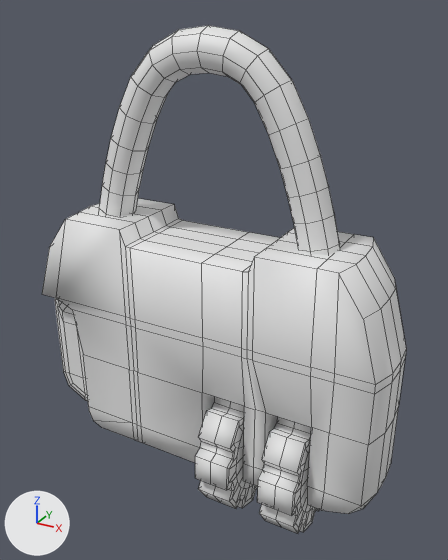
The FBX model Assets/Imports/M_CadenaLayette/M_CadenaLayette.fbx: old version first, new version second.
The view is the same before and after, from a 50 mm camera at (0.0541, -0.0931, 0.0857) aimed at (0.002, 0.0016, 0.0384). Arrows for +X, +Y and +Z are at lower left; the lights stay in place. The first picture is the older version. Mesh edges are drawn as thin lines. Where no turn or scale is listed for an object, it has been applied to the vertices.

The first picture shows 'CadenasFAnse', 'CadenasFBase', 'CadenasFEcroux1', 'CadenasFEcroux2'.
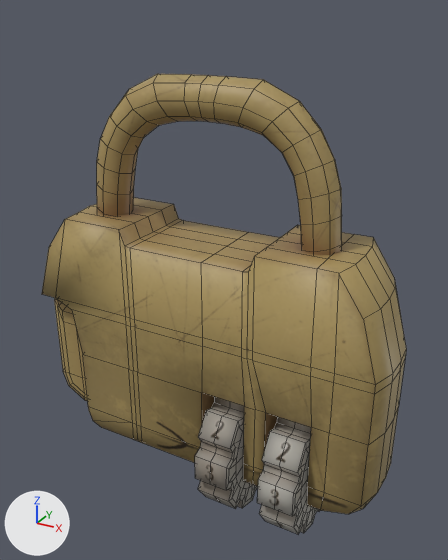
The newer file is also rescaled (x0.552), turned or shifted as a whole; pictures and numbers use the older file's frame.

The change, as JSON lines over the scene's bpy script:
```json
{"op": "add", "block": "img_sm_cadenaslow_defaultmaterial_albedotransparency_png", "code": ["img_sm_cadenaslow_defaultmaterial_albedotransparency_png = load_image('SM_Cadenaslow_DefaultMaterial_AlbedoTransparency.png', 'SM_Cadenaslow_DefaultMaterial_AlbedoTransparency.png', 4096, 4096, 'sRGB')"]}
{"op": "add", "block": "mat_cadena", "code": ["mat_cadena = principled_material('Cadena')", "mat_cadena.texture = img_sm_cadenaslow_defaultmaterial_albedotransparency_png"]}
{"block": "me_cylinder_001", "where": "# used by ob_cadenasfecroux1; location = (0.0077, 0.0, 0.0057)"}
{"op": "remove", "block": "me_cylinder_001", "code": "me_cylinder_001.from_pydata(...)  # 282 vertices, 280 faces; spans x -0.0034..0.0034, y -0.0139..0.0139, z -0.014..0.014"}
{"op": "add", "block": "me_cylinder_001", "code": "me_cylinder_001.from_pydata(...)  # 282 vertices, 280 faces; spans x -0.0034..0.0034, y -0.014..0.0138, z -0.0139..0.014"}
{"block": "me_cylinder_001", "change": "edits to the shape of me_cylinder_001 do not show in these pictures"}
{"op": "add", "block": "me_cylinder_001", "code": "me_cylinder_001.materials.append(mat_cadena)  # picture img_sm_cadenaslow_defaultmaterial_albedotransparency_png"}
{"block": "me_béziercurve_004", "where": "# used by ob_cadenasfanse; location = (-0.0216, 0.0, 0.0455)"}
{"op": "remove", "block": "me_béziercurve_004", "code": "me_béziercurve_004.from_pydata(...)  # 193 vertices, 192 faces; spans x -0.0036..0.0468, y -0.0036..0.0036, z -0.0095..0.0376"}
{"op": "add", "block": "me_béziercurve_004", "code": "me_béziercurve_004.from_pydata(...)  # 193 vertices, 192 faces; spans x -0.0036..0.0468, y -0.0037..0.0035, z -0.0095..0.03"}
{"block": "me_béziercurve_004", "change": "me_béziercurve_004 part 1: 193 of 193 vertices moved; they spanned x -0.0036..0.0468, y -0.0036..0.0036, z -0.0095..0.0376 and now span x -0.0036..0.0468, y -0.0037..0.0035, z -0.0095..0.03; mean shift (0.0, -0.0001, -0.0019)"}
{"op": "add", "block": "me_béziercurve_004", "code": "me_béziercurve_004.materials.append(mat_cadena)  # picture img_sm_cadenaslow_defaultmaterial_albedotransparency_png"}
{"block": "me_cube_001", "where": "# used by ob_cadenasfbase; location = (0.0, 0.0, 0.0)"}
{"op": "remove", "block": "me_cube_001", "code": "me_cube_001.from_pydata(...)  # 361 vertices, 348 faces; spans x -0.037..0.0368, y -0.0091..0.0091, z 0.0..0.049"}
{"op": "add", "block": "me_cube_001", "code": "me_cube_001.from_pydata(...)  # 361 vertices, 348 faces; spans x -0.037..0.0368, y -0.0091..0.009, z 0.0001..0.0491"}
{"block": "me_cube_001", "change": "edits to the shape of me_cube_001 do not show in these pictures"}
{"op": "add", "block": "me_cube_001", "code": "me_cube_001.materials.append(mat_cadena)  # picture img_sm_cadenaslow_defaultmaterial_albedotransparency_png"}
{"block": "me_cylinder_003", "where": "# used by ob_cadenasfecroux2; location = (0.0208, 0.0, 0.0057)"}
{"op": "remove", "block": "me_cylinder_003", "code": "me_cylinder_003.from_pydata(...)  # 282 vertices, 280 faces; spans x -0.0034..0.0034, y -0.0139..0.0139, z -0.014..0.014"}
{"op": "add", "block": "me_cylinder_003", "code": "me_cylinder_003.from_pydata(...)  # 282 vertices, 280 faces; spans x -0.0033..0.0035, y -0.014..0.0139, z -0.014..0.0141"}
{"block": "me_cylinder_003", "change": "edits to the shape of me_cylinder_003 do not show in these pictures"}
{"op": "add", "block": "me_cylinder_003", "code": "me_cylinder_003.materials.append(mat_cadena)  # picture img_sm_cadenaslow_defaultmaterial_albedotransparency_png"}
```

Location of each change, (x1, y1, x2, y2) in pixels of the pictures (448 x 560 px):
```json
{"object": "CadenasFBase", "change": "recoloured", "before": [42, 198, 406, 514], "after": [42, 198, 406, 514], "on screen": "white to brown"}
{"object": "CadenasFAnse", "change": "recoloured, reshaped", "before": [99, 25, 340, 255], "after": [97, 74, 342, 255], "on screen": "21% shorter"}
{"object": "CadenasFEcroux2", "change": "recoloured", "before": [257, 417, 319, 534], "after": [257, 417, 319, 534], "on screen": "white to grey"}
{"object": "CadenasFEcroux1", "change": "recoloured", "before": [195, 397, 258, 509], "after": [195, 397, 258, 509], "on screen": "white to grey"}
```
